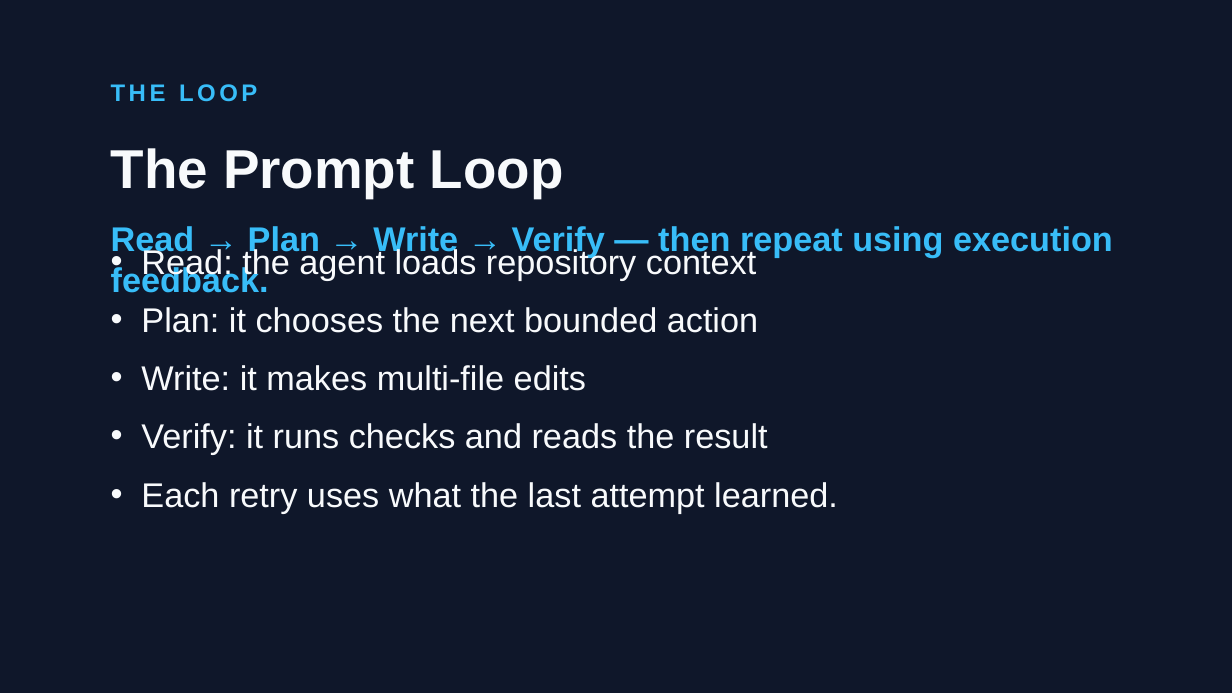
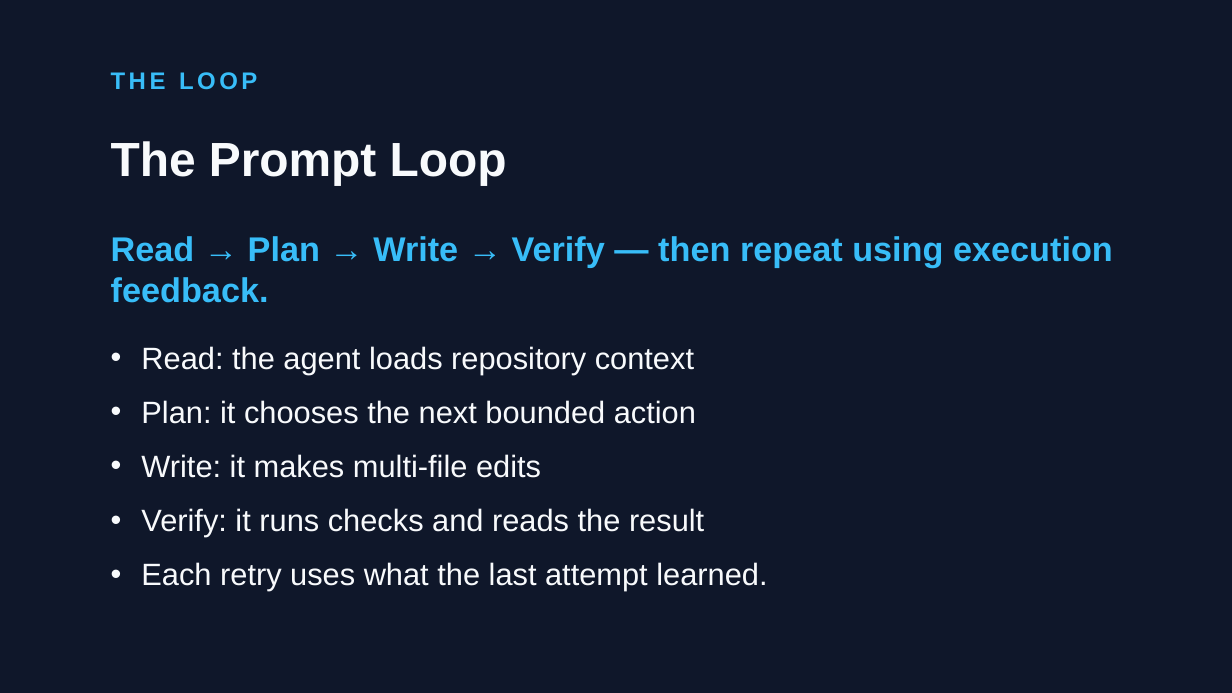
Before and after one commit to samulee003/agentic-ppt-skills, a slide deck: slide 2 of examples/agentic-coding-anatomy-pptxgenjs/exports/agentic-coding-anatomy.pptx. Drawn at 1232x693 pixels with LibreOffice and Linux fonts; fonts in the diff are those of the drawing. Boxes give left, top, right and bottom in pixels: in the first picture for what was removed or moved away, otherwise in the second. Text is boxed around its words. In the diff, an @@ line names an element or a change of style, - is before the commit and + after.

```diff
--- a/examples/agentic-coding-anatomy-pptxgenjs/exports/agentic-coding-anatomy.pptx
+++ b/examples/agentic-coding-anatomy-pptxgenjs/exports/agentic-coding-anatomy.pptx
@@ text "THE LOOP": place and size @@
-text "THE LOOP" at box(111, 84, 257, 102)
+text "THE LOOP" at box(111, 72, 257, 90)
@@ text "The Prompt Loop" at box(111, 141, 507, 185): size 32 to 28 pt @@
@@ text "Read → Plan → Write ...": place and size @@
-text "Read → Plan → Write ..." at box(111, 226, 1113, 293)
+text "Read → Plan → Write ..." at box(111, 236, 1113, 303)
@@ text "Read: the agent loads repository ...": place and size @@
-text "Read: the agent loads repository ..." at box(141, 246, 838, 513)
+text "Read: the agent loads repository ..." at box(141, 346, 767, 591)
@@ text "Read: the agent loads repository ..." at box(141, 346, 767, 591): size 20 to 18 pt @@
```
Also in this commit, not shown: 4 other slides changed, 21 other files.
